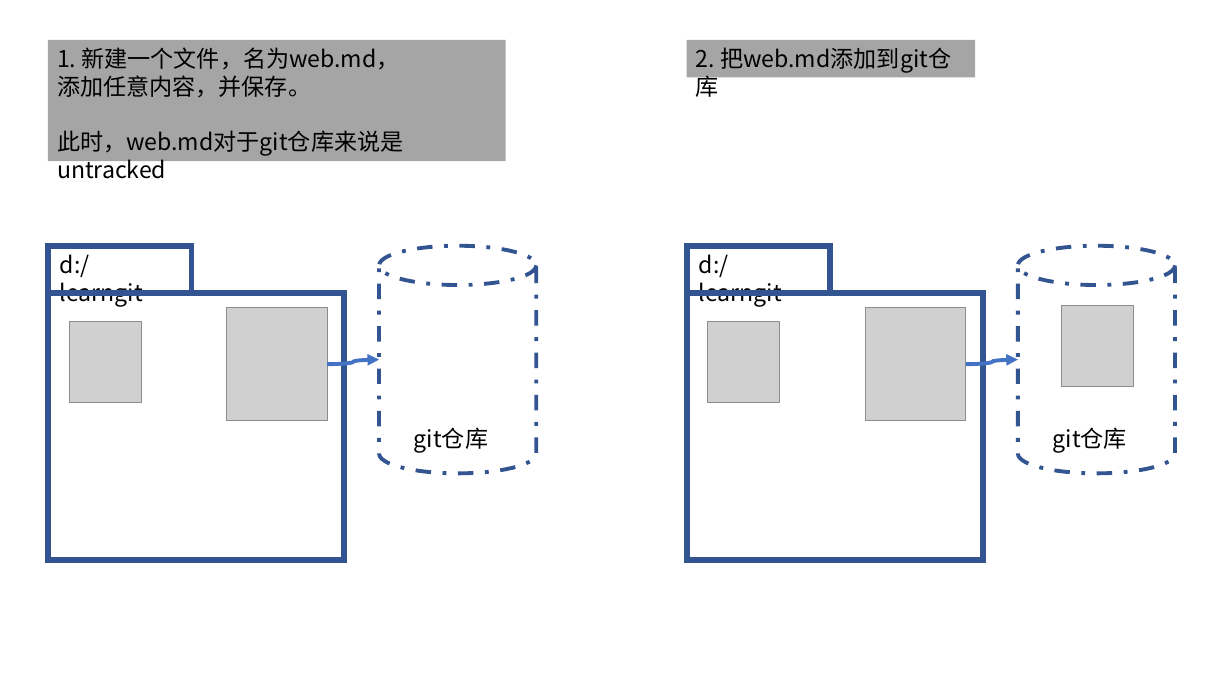
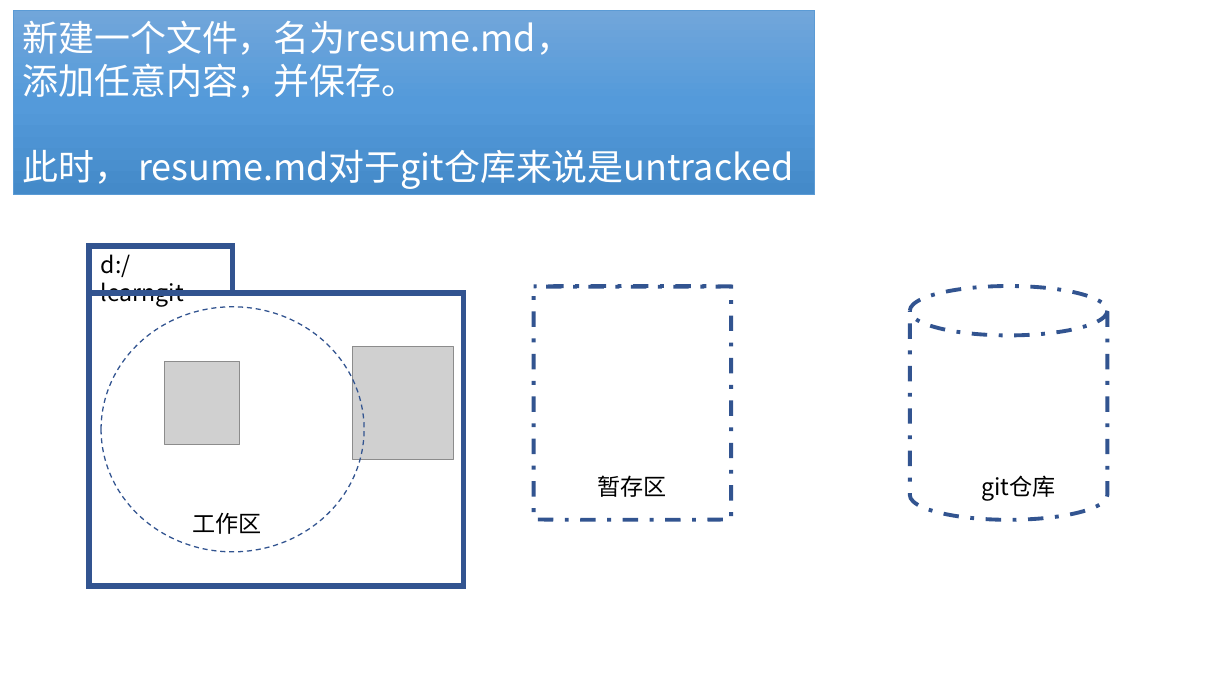
Before and after one commit to fanyouf/04-git, a slide deck: slide 5 of ppt.pptx (slide 2 before the commit). Drawn at 1232x693 pixels with LibreOffice and Linux fonts; fonts in the diff are those of the drawing; grey boxes stand for pictures. Boxes give left, top, right and bottom in pixels: in the first picture for what was removed or moved away, otherwise in the second. Text is boxed around its words. In the diff, an @@ line names an element or a change of style, - is before the commit and + after.

```diff
--- a/ppt.pptx
+++ b/ppt.pptx
@@ rectangle "新建一个文件，名为resume.md，": place and size @@
-rectangle "新建一个文件，名为resume.md，" at (48, 40, 506, 161)
+rectangle "新建一个文件，名为resume.md，" at (14, 11, 815, 195)
@@ rectangle "新建一个文件，名为resume.md，" at (14, 11, 815, 195): fill #A5A5A5 to gradient #71A6DB to #559BDB to #448ACA; outline none to #5B9BD5 0.5 pt @@
@@ text in rectangle at (23, 20, 572, 55): text changed; size 18 to 28 pt; text colour #000000 to #FFFFFF @@
-1. 新建一个文件，名为web.md，
+新建一个文件，名为resume.md，
@@ rectangle removed at (687, 40, 975, 77) @@
-2. 把web.md添加到git仓库
@@ text in rectangle at (23, 63, 418, 98): size 18 to 28 pt, text colour #000000 to #FFFFFF in "添加任意内容，并保存。" @@
@@ text in rectangle at (23, 150, 793, 189): text changed; size 18 to 28 pt; text colour #000000 to #FFFFFF @@
-此时，web.md对于git仓库来说是untracked
+此时， resume.md对于git仓库来说是untracked
@@ rectangle: place and size @@
-rectangle at (48, 246, 192, 294)
+rectangle at (89, 246, 233, 294)
@@ text "d:/learngit": place and size @@
-text "d:/learngit" at (60, 254, 143, 306)
+text "d:/learngit" at (101, 254, 184, 306)
@@ rectangle removed at (687, 246, 831, 294) @@
@@ text removed at (699, 254, 782, 306) @@
-d:/learngit
@@ rectangle: place and size @@
-rectangle at (48, 294, 344, 561)
+rectangle at (89, 294, 463, 587)
@@ cylinder: place and size @@
-cylinder at (379, 246, 536, 473)
+cylinder at (534, 287, 732, 520)
@@ cylinder at (534, 287, 732, 520): proportions changed @@
@@ rectangle removed at (687, 294, 982, 561) @@
@@ cylinder: place and size @@
-cylinder at (1019, 246, 1176, 473)
+cylinder at (910, 287, 1108, 520)
@@ picture removed at (69, 322, 141, 403) @@
@@ ellipse added at (101, 307, 364, 552), outline #325491 1 pt dashed @@
@@ picture removed at (708, 322, 780, 403) @@
@@ picture removed at (865, 308, 966, 421) @@
@@ picture removed at (1061, 306, 1133, 387) @@
@@ picture: place and size @@
-picture at (226, 308, 327, 421)
+picture at (353, 347, 454, 460)
@@ picture added at (165, 361, 240, 445) @@
@@ curved arrow removed from (327, 364) to (379, 360) @@
@@ curved arrow removed from (966, 364) to (1019, 360) @@
@@ text removed at (414, 427, 488, 453) @@
-git仓库
@@ text added at (597, 475, 666, 497), 18 pt, text #000000 @@
+暂存区
@@ text "git仓库": place and size @@
-text "git仓库" at (1053, 427, 1127, 453)
+text "git仓库" at (981, 475, 1055, 501)
@@ text added at (192, 513, 261, 534), 18 pt, text #000000 @@
+工作区
```
Also in this commit, not shown: 1 other slide changed, 7 slides added, 2 slides removed.
